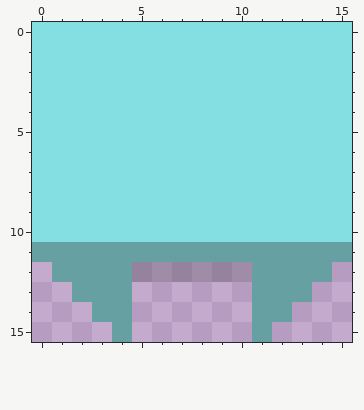
File history of a pixel-art sprite, site/img/section-title.png. This is how it looked before the edit.
The file is 32x32 pixels, drawn in blocks of 2x2; one block is one cell here.
The same view after the edit:
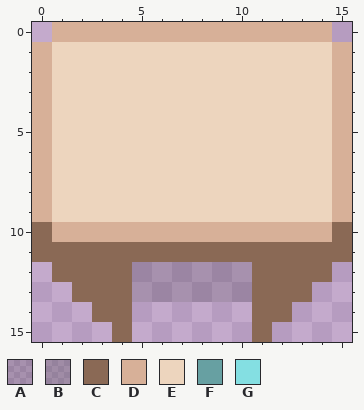
Palette (. is transparent): A #00000026  B #33333340  C #8a6955  D #d7b098  E #edd5be  F #67a0a2  G #84dfe2
Diff:
@@ x 0..15 @@
- 0 GGGGGGGGGGGGGGGG
- 1 GGGGGGGGGGGGGGGG
- 2 GGGGGGGGGGGGGGGG
- 3 GGGGGGGGGGGGGGGG
- 4 GGGGGGGGGGGGGGGG
- 5 GGGGGGGGGGGGGGGG
- 6 GGGGGGGGGGGGGGGG
- 7 GGGGGGGGGGGGGGGG
- 8 GGGGGGGGGGGGGGGG
- 9 GGGGGGGGGGGGGGGG
-10 GGGGGGGGGGGGGGGG
-11 FFFFFFFFFFFFFFFF
-12 .FFFFBBBBBBFFFF.
-13 ..FFF......FFF..
-14 ...FF......FF...
-15 ....F......F....
+ 0 .DDDDDDDDDDDDDD.
+ 1 DEEEEEEEEEEEEEED
+ 2 DEEEEEEEEEEEEEED
+ 3 DEEEEEEEEEEEEEED
+ 4 DEEEEEEEEEEEEEED
+ 5 DEEEEEEEEEEEEEED
+ 6 DEEEEEEEEEEEEEED
+ 7 DEEEEEEEEEEEEEED
+ 8 DEEEEEEEEEEEEEED
+ 9 DEEEEEEEEEEEEEED
+10 CDDDDDDDDDDDDDDC
+11 CCCCCCCCCCCCCCCC
+12 .CCCCAAAAAACCCC.
+13 ..CCCAAAAAACCC..
+14 ...CC......CC...
+15 ....C......C....
Where, in picture pixels (left, top, right, bottom), the same in both pictures:
changed: (32, 22, 352, 342)
